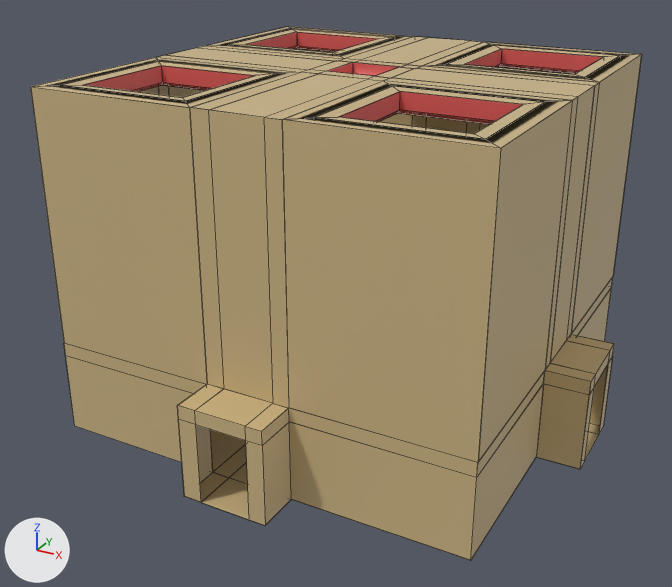
What one commit did to the FBX model Assets/Models/Props/BossRoom.fbx.
Camera for both pictures: a 50 mm camera at (192.0, -374.0, 155.0) aimed at (-5.0, -15.0, -24.0). Every picture has the same lights, and +X, +Y and +Z are marked at lower left. Mesh edges are drawn as thin lines. Where no turn or scale is listed for an object, it has been applied to the vertices.
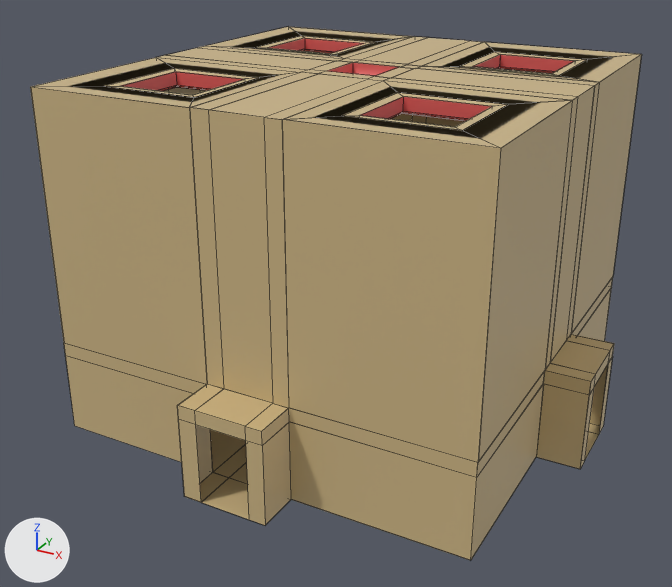
Pixel boxes [x1, y1, x2, y2] of what changed, in the pictures (672 x 587 px; the box of a moved part takes in the faces that stretch with it):
part 1 of me_cube_001, moved or reshaped: [31, 27, 641, 148] in both

The edits, one by one:
me_cube_001 has 584 vertices, 618 faces and spans x -120.0..120.0, y -120.0..120.0, z -80.0..80.0.
me_cube_001 is used by ob_cube; location (0.0, 0.0, 0.0).
me_cube_001 part 1: 192 of 584 vertices moved; they spanned x -92.0..92.0, y -92.0..92.0, z 70.0..80.0 and now span x -79.0..79.0, y -80.0..80.0, z 71.0..79.0; mean shift (0.0, 0.0, 0.0); largest move (92.0, -92.0, 80.0) -> (79.0, -80.0, 79.0).
